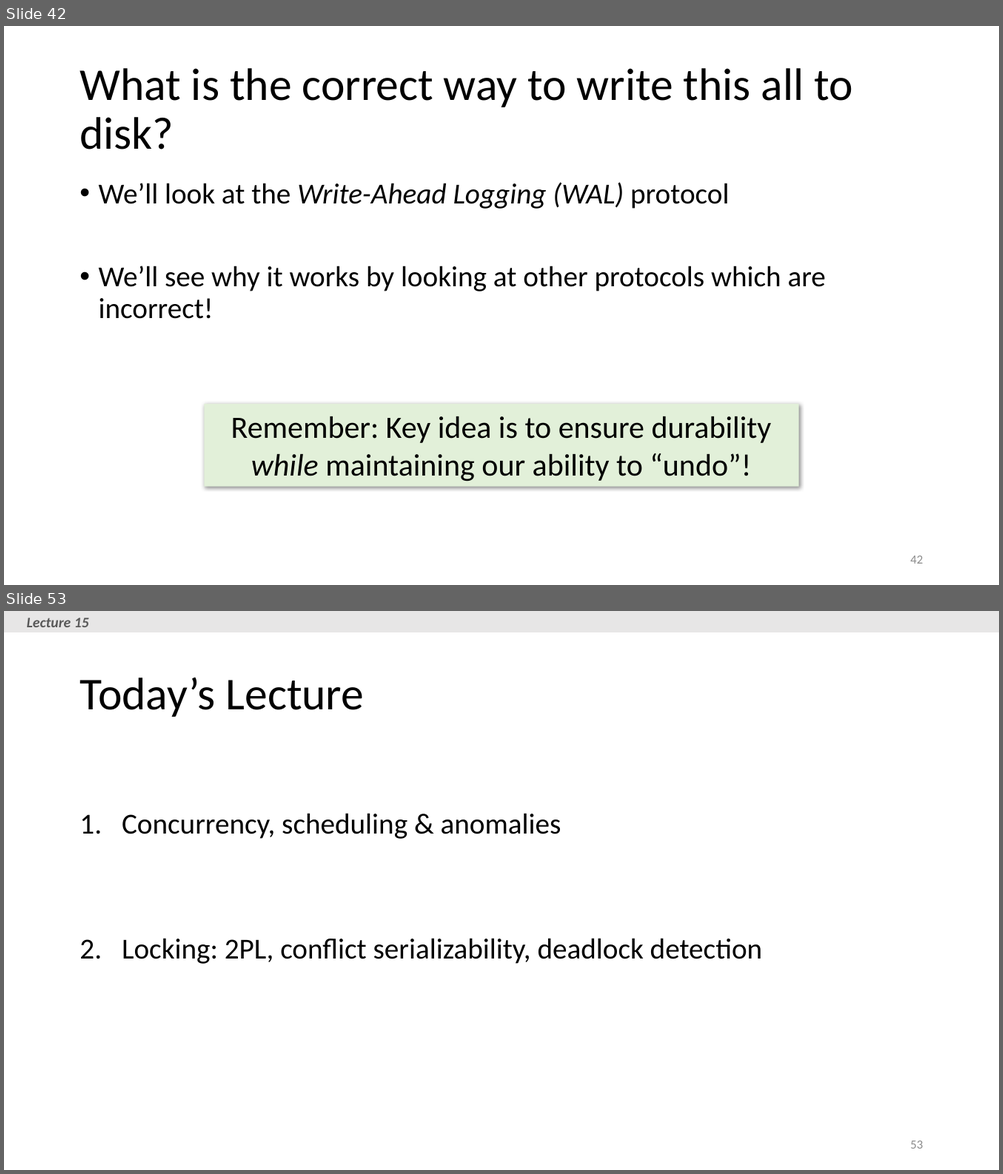
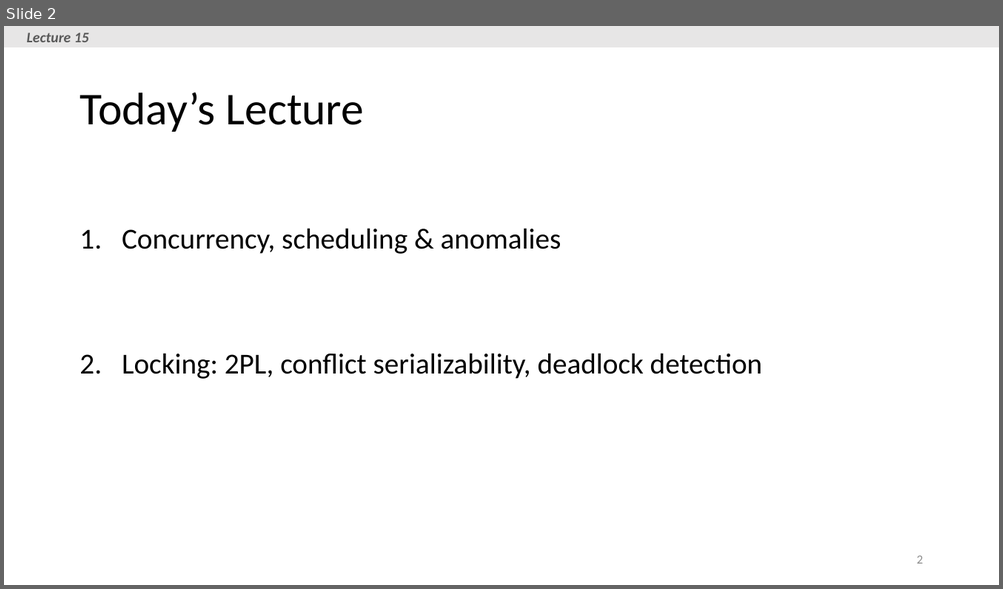
Before and after one commit to yazduni-cs/database-fall2018, a slide deck: lectures/lecture14-15/Lecture_15_TXNs2.pptx. Shown one above the other, each under a label of ours: slides 42 and 53 before the commit, slide 2 after it; the slides between them are not shown. The pictures are 1003x1174 and 1003x589 pixels, drawn with LibreOffice and Linux fonts; fonts in the diff are those of the drawing. Boxes give left, top, right and bottom in pixels: in the first picture for what was removed or moved away, otherwise in the second. Text is boxed around its words. In the diff, an @@ line names an element or a change of style, - is before the commit and + after.

```diff
--- a/lectures/lecture14-15/Lecture_15_TXNs2.pptx
+++ b/lectures/lecture14-15/Lecture_15_TXNs2.pptx
@@ slide 42 removed at [4, 26, 999, 585], background #FFFFFF @@
@@ title removed at [79, 68, 853, 150] @@
-What is the correct way to write this all to disk?
@@ text removed at [99, 182, 825, 319] @@
-• We’ll look at the Write-Ahead Logging (WAL) protocol
-• We’ll see why it works by looking at other protocols which are incorrect!
@@ rectangle removed at [204, 404, 799, 487] @@
-Remember: Key idea is to ensure durability while maintaining our ability to “undo”!
@@ page number removed at [910, 556, 922, 564] @@
-42
@@ what was slide 53 is now slide 2 @@
@@ page number at [916, 556, 922, 564]: text changed @@
-53
+2
```
Also in this commit, not shown: 1 slide changed, 50 other slides removed.
